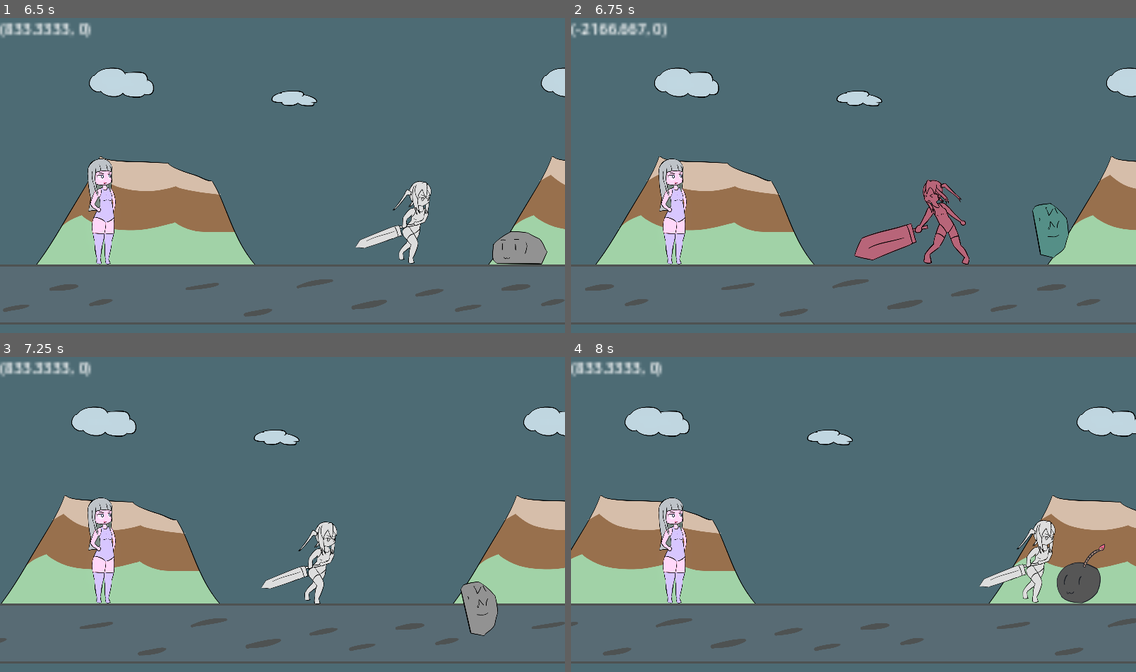
Above: before the commit, frames 1-4 (two rows, left to right).
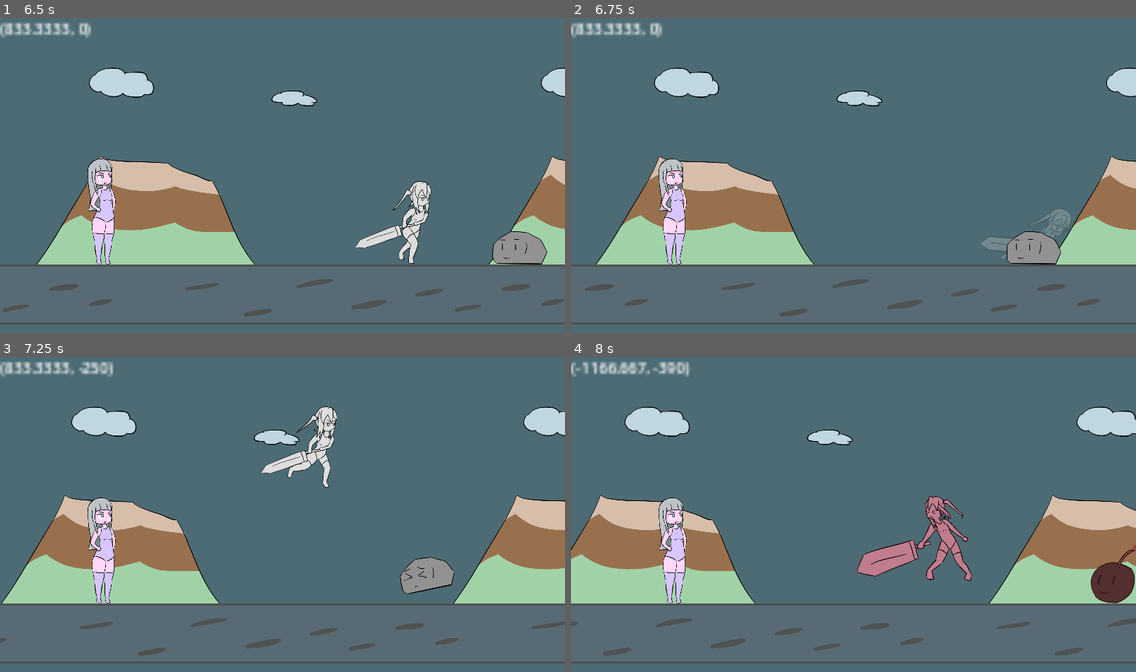
Above: after the commit, the same moments.

Repository: BeatMil/Animurun
Game: Godot game, scene res://Scenes/Forest.tscn
Same seed, same stepped clock (60 frames per second), same inputs: the game is played once before the commit and once after it.
Inputs:
- Up to frame 1 (6.5 s): hold J (attack) 0.53-1.28 s; hold D (move_right) 0.53-2.03 s; tap Space (jump) at 0.77, 1.52, 3.02, 3.77, 4.52, 6.02 s; tap K (block) at 1.35, 5.85 s; hold L (dodge) 2.03-2.78 s; hold A (move_left) 2.03-4.28 s; tap J (attack) at 2.85 s; hold K (block) 3.53-4.28 s; hold D (move_right) from 4.28 s (still down); tap L (dodge) at 4.35 s; hold J (attack) 5.03-5.78 s
- Up to frame 2 (6.75 s): keep holding D (move_right); hold L (dodge) from 6.53 s (still down)
- Up to frame 3 (7.25 s): keep holding D (move_right); keep holding L (dodge); tap Space (jump) at 6.77 s
- Up to frame 4 (8 s): keep holding D (move_right); release L (dodge) at 7.28 s; tap J (attack) at 7.35 s; tap Space (jump) at 7.52 s

Frame 1 is identical in both runs. In frame 2, 3.9% of the frame differs, in the area x 0-89%, y 1-79%; in frame 3, 4.1%; in frame 4, 5.1%, in the area x 0-100%, y 1-79%.

Commit message:
Chiichan is able to dodge rocky again

Diff:
--- a/Nodes/rocky.tscn
+++ b/Nodes/rocky.tscn
@@ -1,8 +1,8 @@
 [gd_scene load_steps=9 format=3 uid="uid://dakrishjwcwbt"]
 
 [ext_resource type="Script" path="res://scripts/Rocky.gd" id="1_g3df8"]
-[ext_resource type="AudioStream" uid="uid://b36cb8pbyil84" path="res://media/sfx/dead.wav" id="2_pp68n"]
-[ext_resource type="Texture2D" uid="uid://cpjffb4qr0qqw" path="res://media/sprites/rocky_sprites.png" id="4_43e04"]
+[ext_resource type="AudioStream" uid="uid://b36cb8pbyil84" path="res://Media/sfx/dead.wav" id="2_pp68n"]
+[ext_resource type="Texture2D" uid="uid://cpjffb4qr0qqw" path="res://Media/sprites/rocky_sprites.png" id="4_43e04"]
 
 [sub_resource type="RectangleShape2D" id="RectangleShape2D_y7vn5"]
 size = Vector2(192, 172)
@@ -138,11 +138,12 @@
 
 [node name="Rocky" type="RigidBody2D" groups=["enemy", "rocky"]]
 collision_layer = 12
-collision_mask = 11
+collision_mask = 3
 gravity_scale = 2.0
 max_contacts_reported = 1
 contact_monitor = true
 script = ExtResource("1_g3df8")
+metadata/_edit_lock_ = true
 
 [node name="VisibleOnScreenNotifier2D" type="VisibleOnScreenNotifier2D" parent="."]
 position = Vector2(3.8147e-06, -3.50001)
